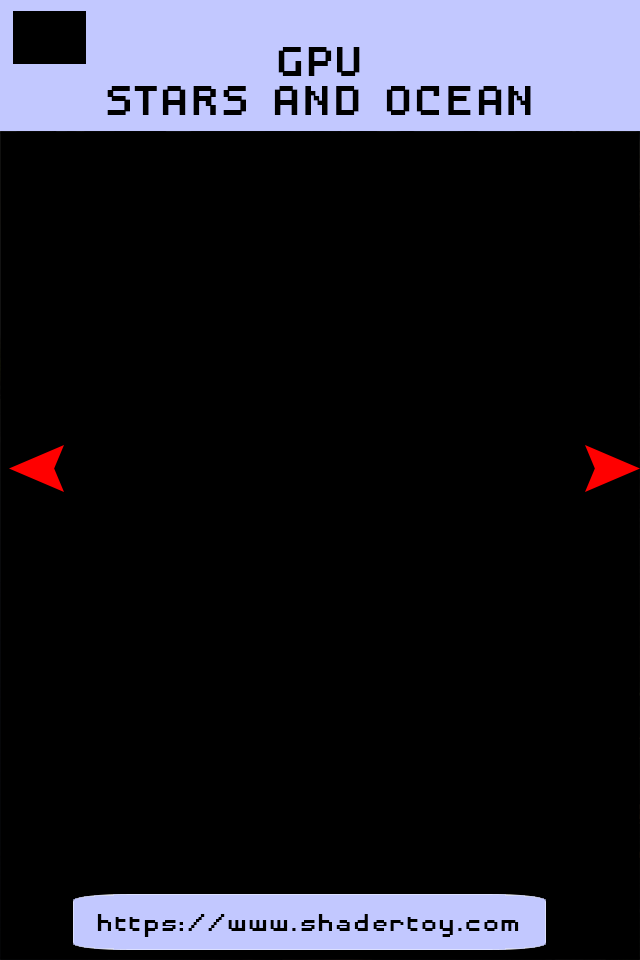
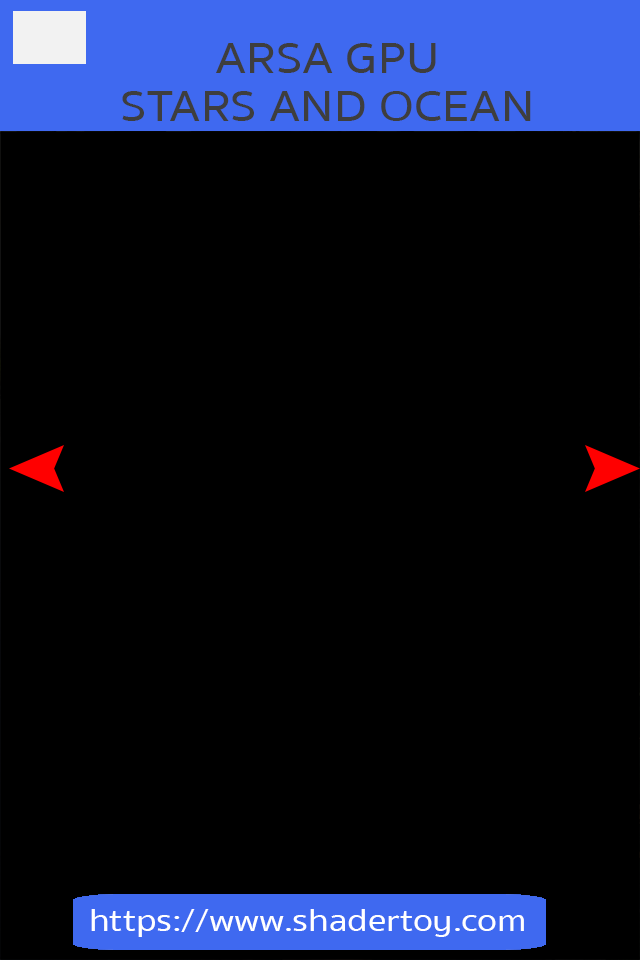
Before/after of a 640px x 960px layered artwork. What changed in the layer stack:
painted on "FPS" over 13, 11, 86, 64
painted on "caption copy" over 91, 909, 524, 937
painted on "link scale=1x1.1x0.1x0x1" over 73, 894, 546, 950
painted on "caption" over 107, 43, 531, 121
painted on "Layer 2" over 0, 0, 640, 131
